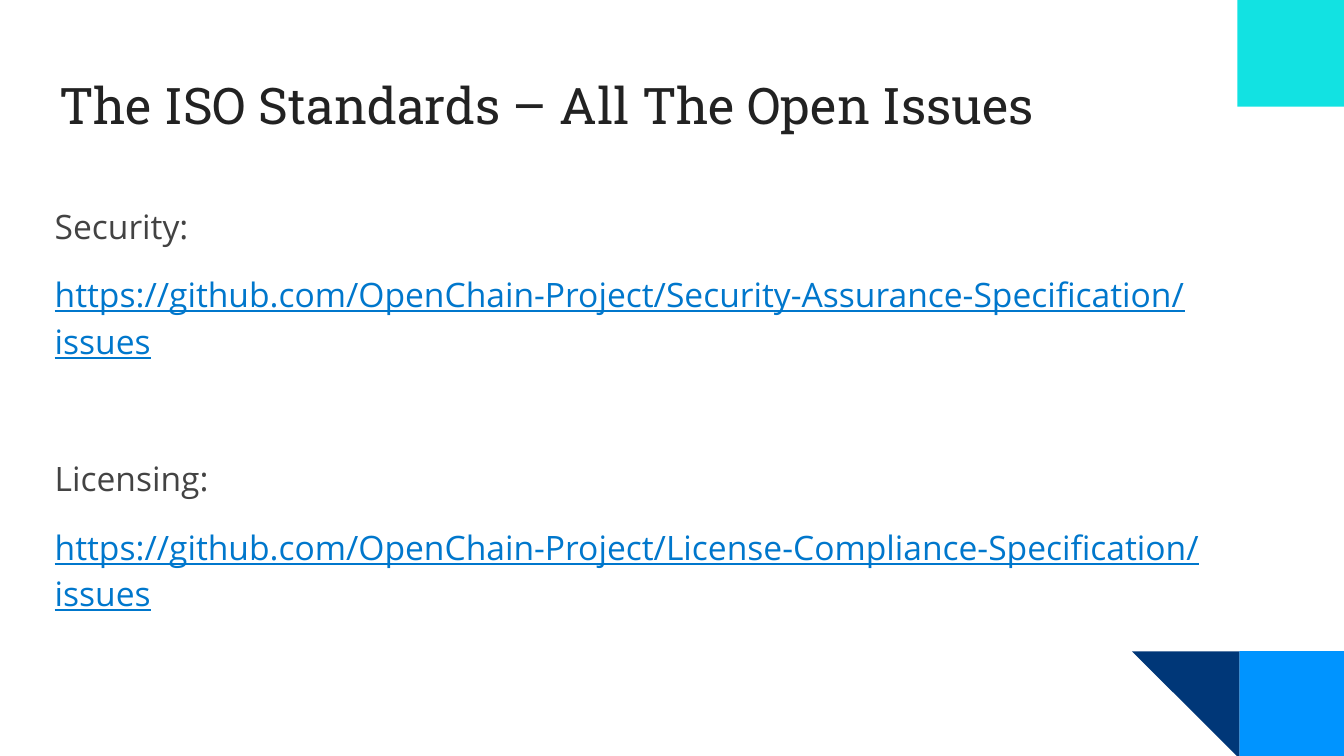
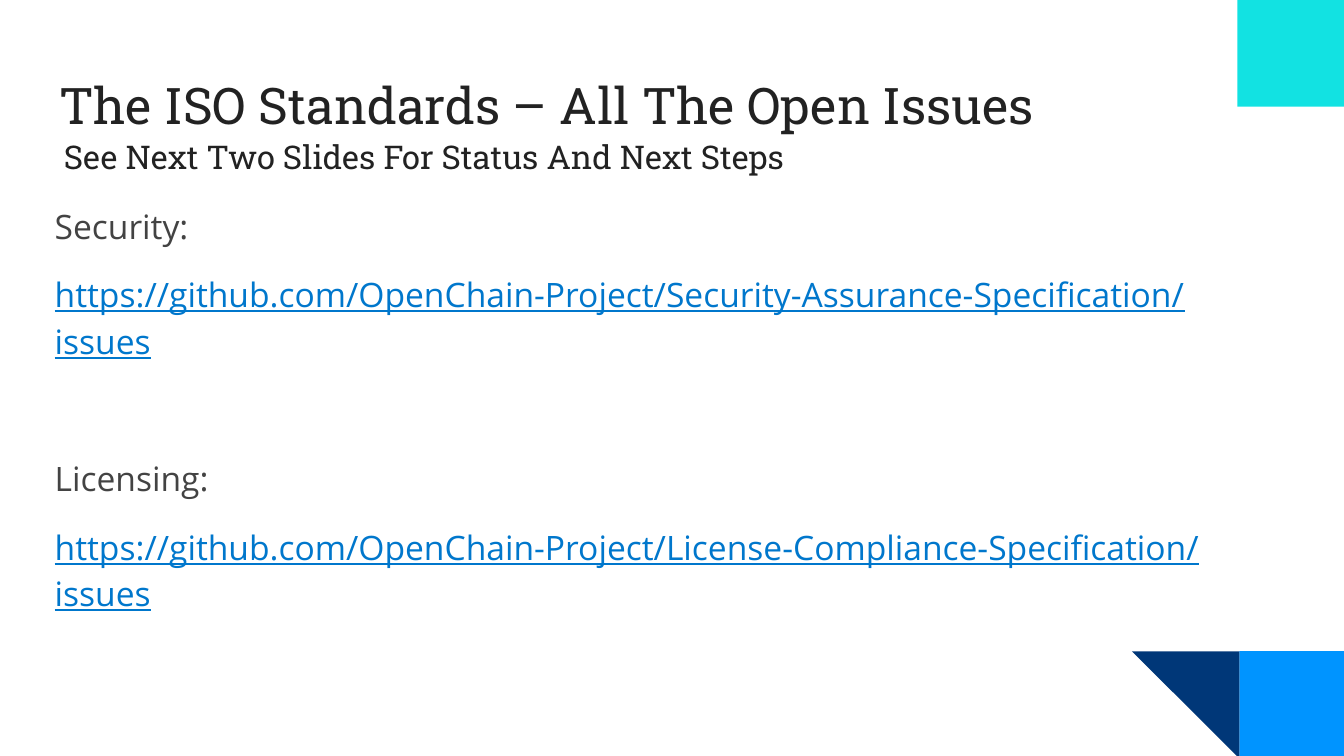
Before and after one commit to OpenChain-Project/Meeting-Slides, a slide deck: slide 13 of Slides/OpenChain-Monthly-Meeting-2024-03-19.pptx. Drawn at 1344x756 pixels with LibreOffice and Linux fonts; fonts in the diff are those of the drawing; background and template pictures are left out. Boxes give left, top, right and bottom in pixels: in the first picture for what was removed or moved away, otherwise in the second. Text is boxed around its words. In the diff, an @@ line names an element or a change of style, - is before the commit and + after.

```diff
--- a/Slides/OpenChain-Monthly-Meeting-2024-03-19.pptx
+++ b/Slides/OpenChain-Monthly-Meeting-2024-03-19.pptx
@@ text added at (64,144,784,176), 17.6 pt, text #222222 @@
+See Next Two Slides For Status And Next Steps
```
Also in this commit, not shown: 1 other slide changed, 1 slide removed.
